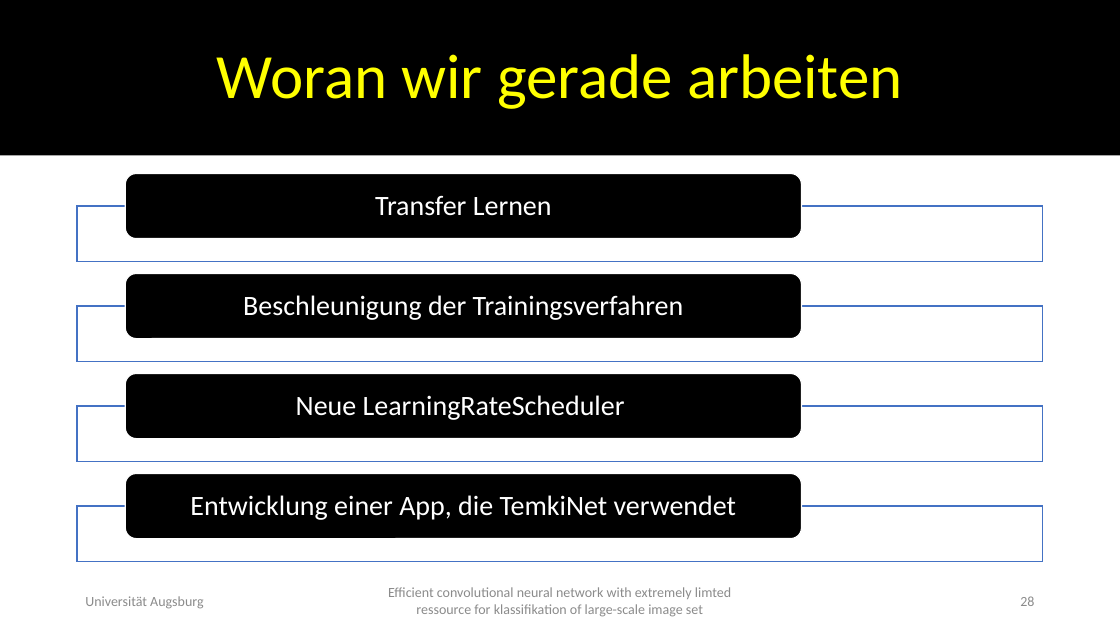
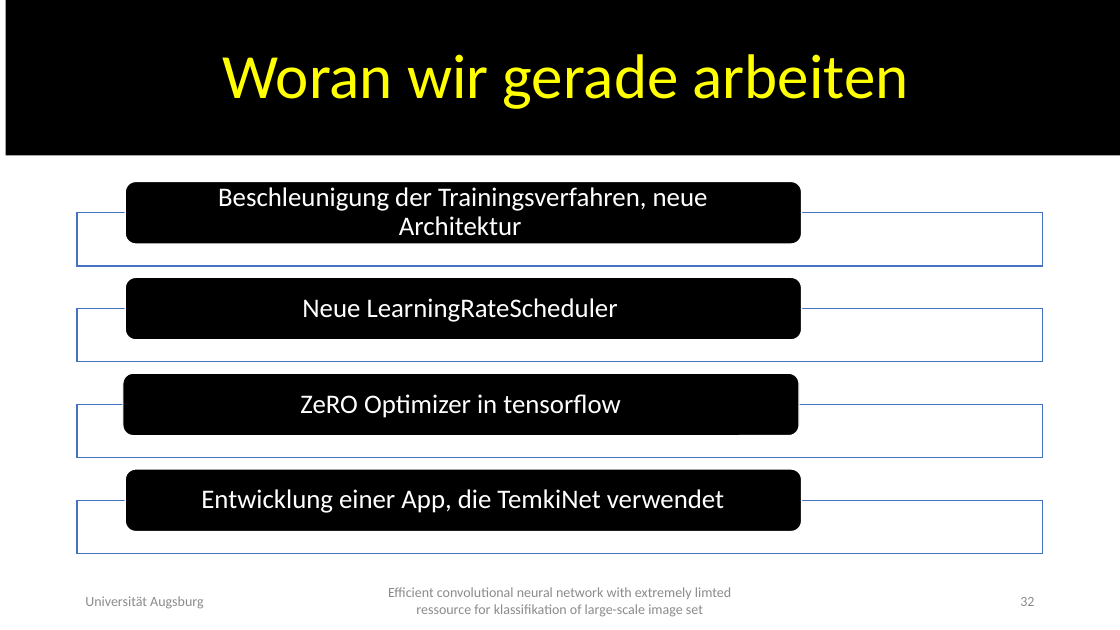
Before and after one commit to TEMKENG/Programme, a slide deck: slide 32 of bachelorarbeit-vorlage/Efficient convolutional neural network with extremely limted ressource.pptx (slide 28 before the commit). Drawn at 1120x630 pixels with LibreOffice and Linux fonts; fonts in the diff are those of the drawing. Boxes give left, top, right and bottom in pixels: in the first picture for what was removed or moved away, otherwise in the second. Text is boxed around its words. In the diff, an @@ line names an element or a change of style, - is before the commit and + after.

```diff
--- a/bachelorarbeit-vorlage/Efficient convolutional neural network with extremely limted ressource.pptx
+++ b/bachelorarbeit-vorlage/Efficient convolutional neural network with extremely limted ressource.pptx
@@ title "Woran wir gerade arbeiten": place and size @@
-title "Woran wir gerade arbeiten" at [0,0,1120,155]
+title "Woran wir gerade arbeiten" at [6,0,1120,155]
@@ rounded rectangle: place and size @@
-rounded rectangle at [125,174,802,239]
+rounded rectangle at [125,181,802,244]
@@ text at [218,187,708,236]: text changed; size 24 to 23 pt @@
-Beschleunigung der Trainingsverfahren
+Beschleunigung der Trainingsverfahren, neue Architektur
@@ text removed at [375,195,552,216] @@
-Transfer Lernen
@@ rectangle: place and size @@
-rectangle at [77,206,1044,261]
+rectangle at [77,213,1044,266]
@@ text "Neue LearningRateScheduler" at [302,298,618,322]: size 24 to 23 pt @@
@@ text "Neue LearningRateScheduler": place and size @@
-text "Neue LearningRateScheduler" at [296,395,625,420]
+text "Neue LearningRateScheduler" at [302,298,618,322]
@@ rounded rectangle: place and size @@
-rounded rectangle at [125,374,802,439]
+rounded rectangle at [123,373,799,435]
@@ text added at [300,394,621,418], 23 pt, text #FFFFFF @@
+ZeRO Optimizer in tensorflow
@@ rounded rectangle: place and size @@
-rounded rectangle at [125,474,802,539]
+rounded rectangle at [125,469,802,531]
@@ text "Entwicklung einer App, die TemkiNet ..." at [201,489,724,513]: size 24 to 23 pt @@
@@ rectangle: place and size @@
-rectangle at [77,506,1044,561]
+rectangle at [77,501,1044,554]
@@ page number at [1020,597,1034,606]: text changed @@
-28
+32
```
Also in this commit, not shown: 11 other slides changed, 4 slides added, 11 other files.
